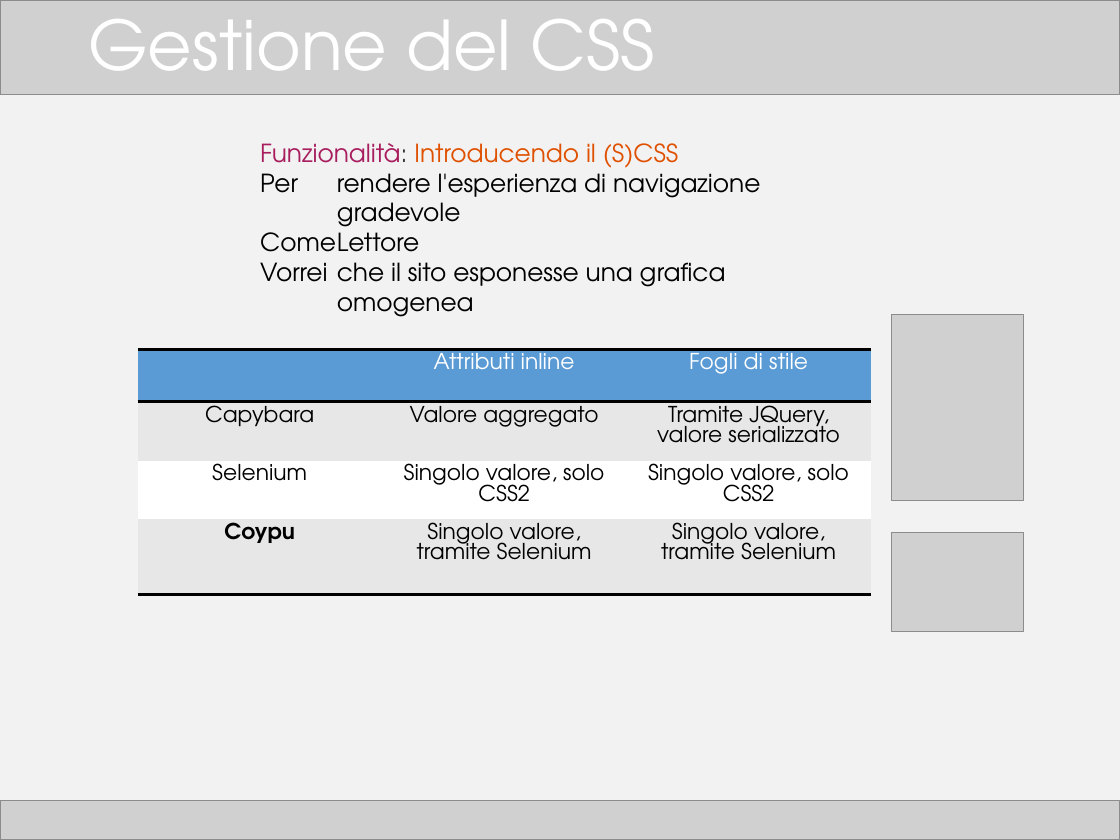
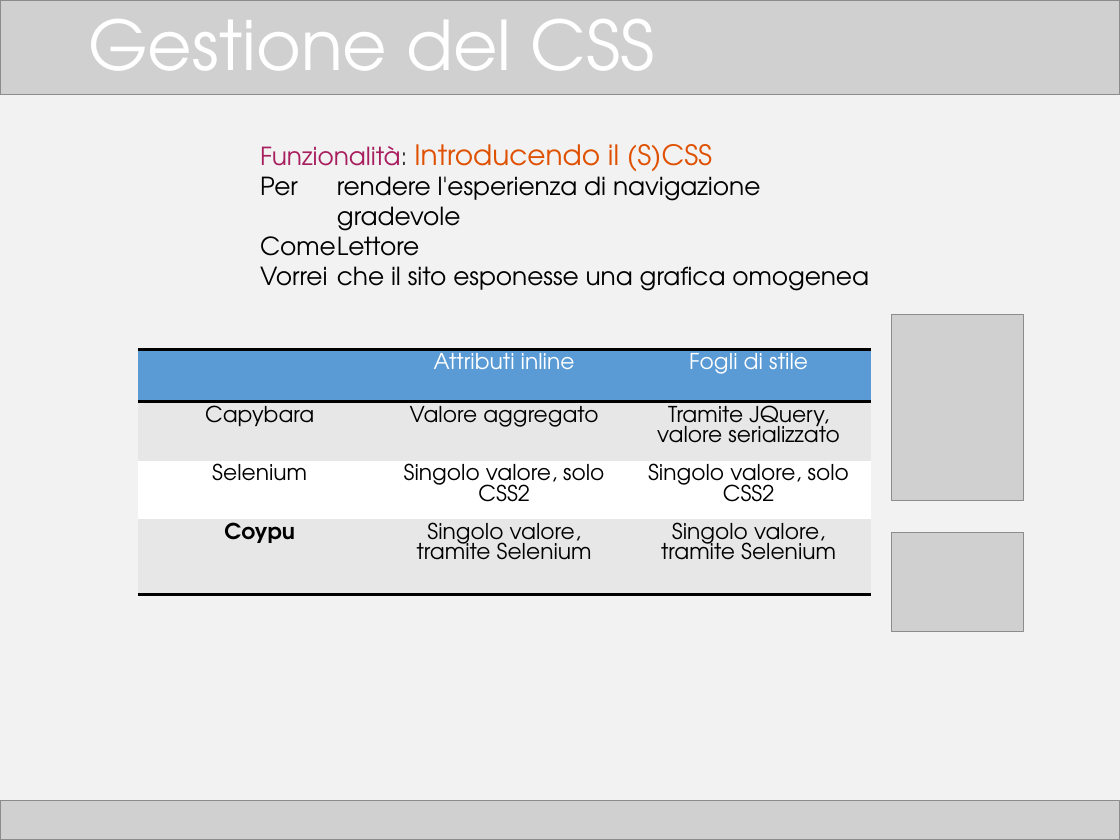
Before and after one commit to TTia/xblog-thesis, a slide deck: slide 18 of Presentazione.pptx. Drawn at 1120x840 pixels with LibreOffice and Linux fonts; fonts in the diff are those of the drawing; grey boxes stand for pictures. Boxes give left, top, right and bottom in pixels: in the first picture for what was removed or moved away, otherwise in the second. Text is boxed around its words. In the diff, an @@ line names an element or a change of style, - is before the commit and + after.

```diff
--- a/Presentazione.pptx
+++ b/Presentazione.pptx
@@ text at <box>260,144,712,178</box>: size 16 to 18 pt in "Introducendo il (S)CSS" @@
```
Also in this commit, not shown: 15 other slides changed, 1 other file.
